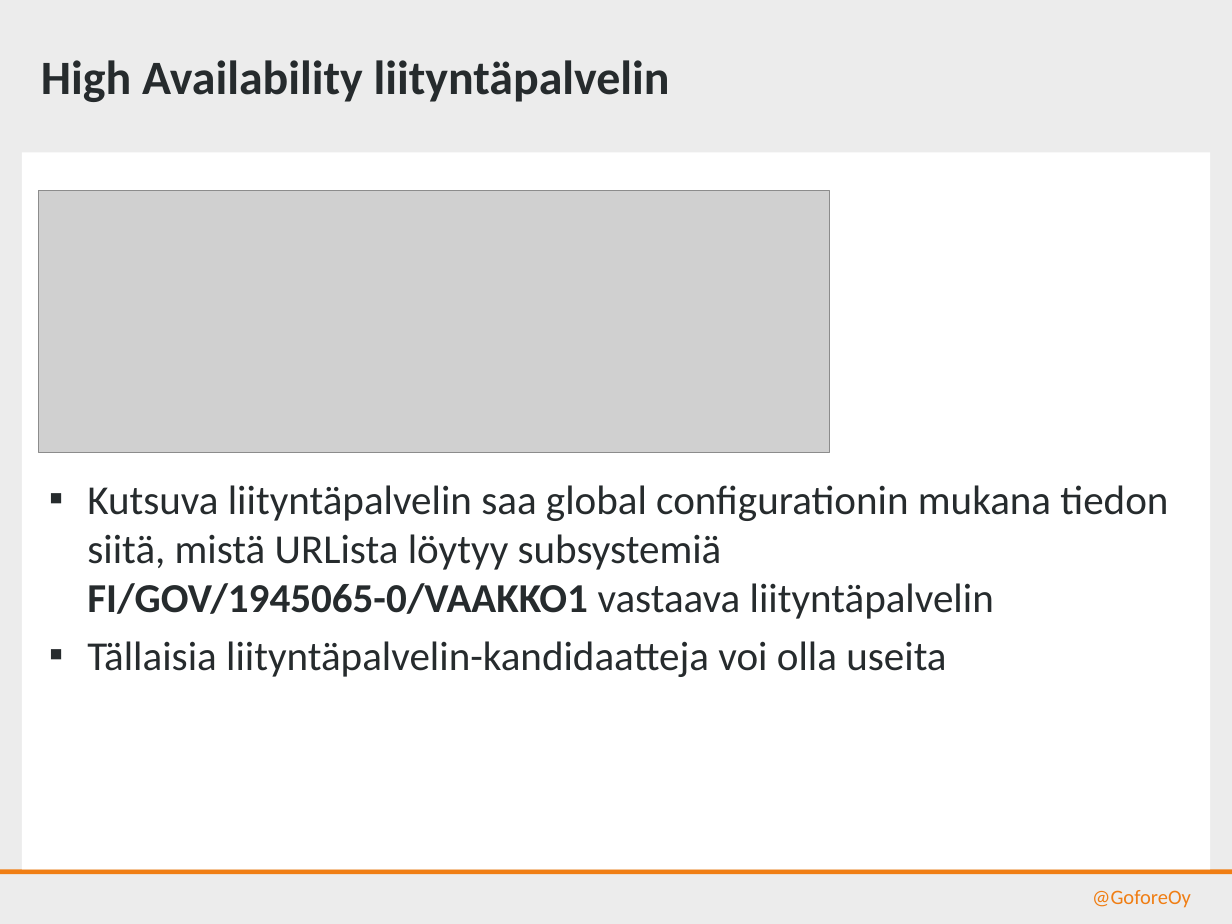
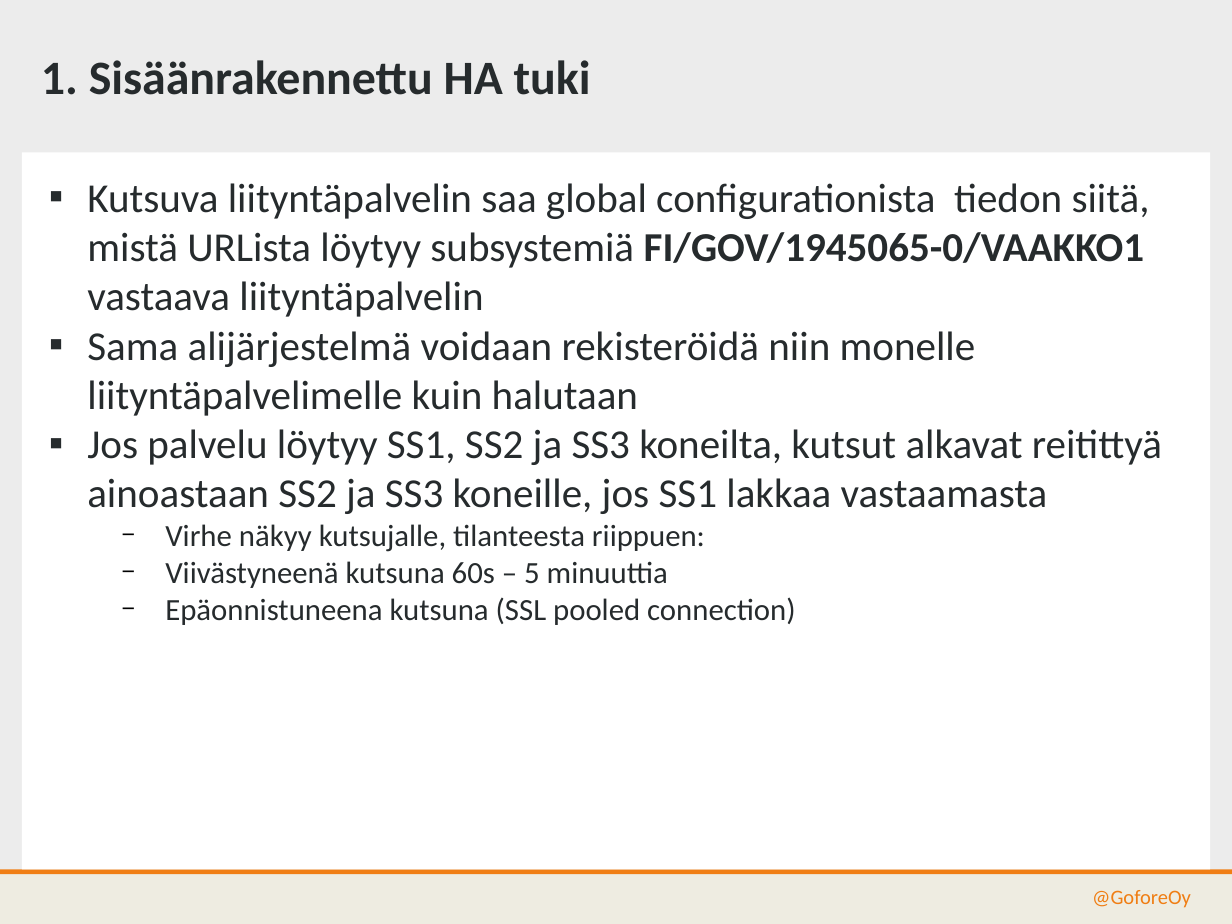
Before and after one commit to gofore/kapa-xroad-presentation, a slide deck: slide 4 of src/kuormanjako.pptx (slide 3 before the commit). Drawn at 1232x924 pixels with LibreOffice and Linux fonts; fonts in the diff are those of the drawing; grey boxes stand for pictures; background and template pictures are left out. Boxes give left, top, right and bottom in pixels: in the first picture for what was removed or moved away, otherwise in the second. Text is boxed around its words. In the diff, an @@ line names an element or a change of style, - is before the commit and + after.

```diff
--- a/src/kuormanjako.pptx
+++ b/src/kuormanjako.pptx
@@ text at (x1=41, y1=60, x2=591, y2=95): text changed @@
-High Availability liityntäpalvelin
+1. Sisäänrakennettu HA tuki
@@ picture removed at (x1=38, y1=191, x2=829, y2=453) @@
@@ text at (x1=87, y1=183, x2=1162, y2=625): text changed @@
-▪ Kutsuva liityntäpalvelin saa global configurationin mukana tiedon siitä, mistä URLista löytyy subsystemiä FI/GOV/1945065-0/VAAKKO1 vastaava liityntäpalvelin
-▪ Tällaisia liityntäpalvelin-kandidaatteja voi olla useita
+▪ Kutsuva liityntäpalvelin saa global configurationista tiedon siitä, mistä URLista löytyy subsystemiä FI/GOV/1945065-0/VAAKKO1 vastaava liityntäpalvelin
+▪ Sama alijärjestelmä voidaan rekisteröidä niin monelle liityntäpalvelimelle kuin halutaan
+▪ Jos palvelu löytyy SS1, SS2 ja SS3 koneilta, kutsut alkavat reitittyä ainoastaan SS2 ja SS3 koneille, jos SS1 lakkaa vastaamasta
+  − Virhe näkyy kutsujalle, tilanteesta riippuen:
+  − Viivästyneenä kutsuna 60s – 5 minuuttia
+  − Epäonnistuneena kutsuna (SSL pooled connection)
```
Also in this commit, not shown: 6 other slides changed, 5 slides added, 1 slide removed.
